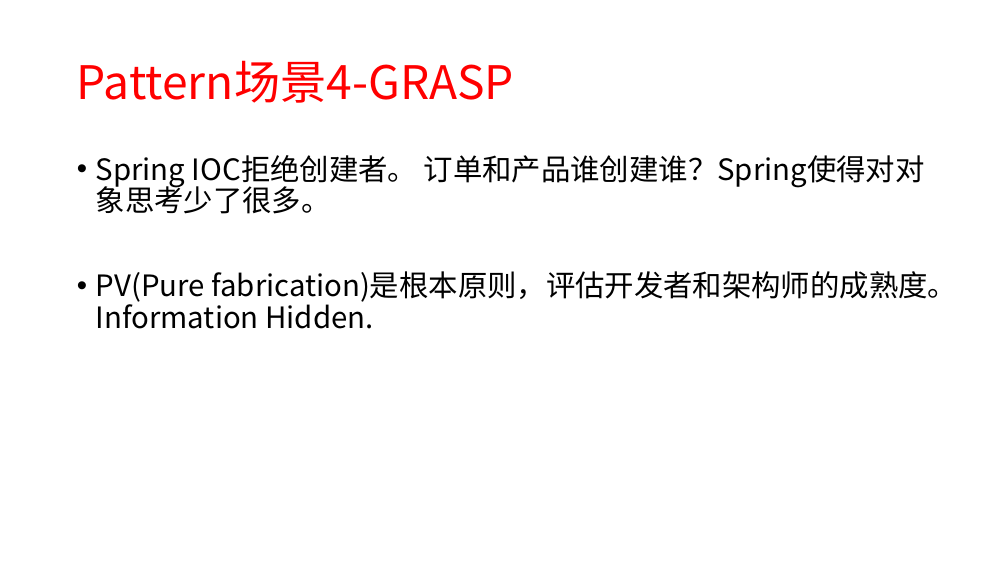
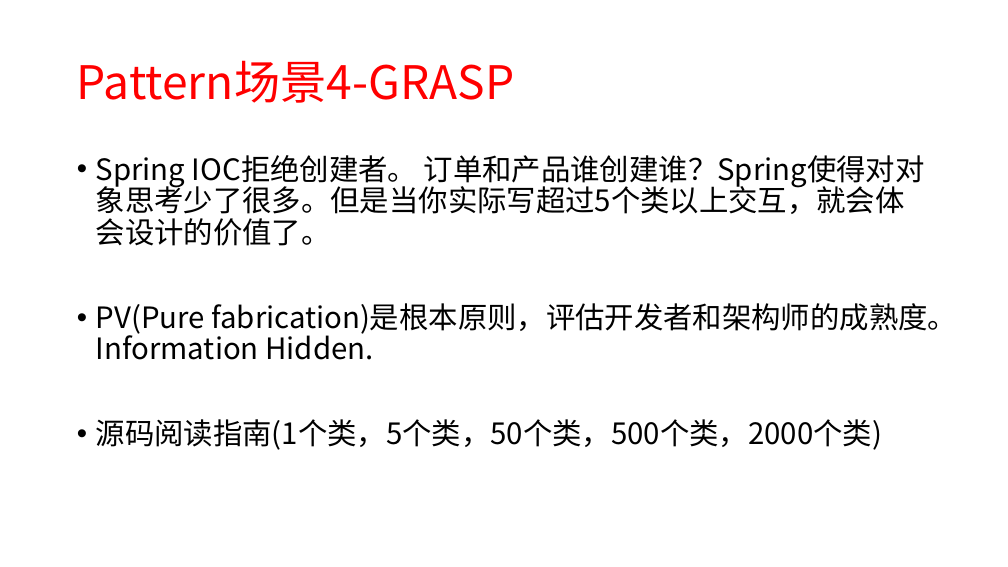
Before and after one commit to xiaozhiliaoo/my-slides, a slide deck: slide 15 of prepare/从crud, pattern, ooad到ddd-软件设计启示.pptx (slide 12 before the commit). Drawn at 1008x567 pixels with LibreOffice and Linux fonts; fonts in the diff are those of the drawing. Boxes give left, top, right and bottom in pixels: in the first picture for what was removed or moved away, otherwise in the second. Text is boxed around its words. In the diff, an @@ line names an element or a change of style, - is before the commit and + after.

```diff
--- a/prepare/从crud, pattern, ooad到ddd-软件设计启示.pptx
+++ b/prepare/从crud, pattern, ooad到ddd-软件设计启示.pptx
@@ text at <box>96,155,925,246</box>: text changed @@
-• Spring IOC拒绝创建者。 订单和产品谁创建谁？Spring使得对对象思考少了很多。
+• Spring IOC拒绝创建者。 订单和产品谁创建谁？Spring使得对对象思考少了很多。但是当你实际写超过5个类以上交互，就会体会设计的价值了。
@@ text at <box>96,419,882,450</box>: paragraph added @@
+• 源码阅读指南(1个类，5个类，50个类，500个类，2000个类)
```
Also in this commit, not shown: 27 other slides changed, 7 slides added, 1 slide removed, 9 other files.
